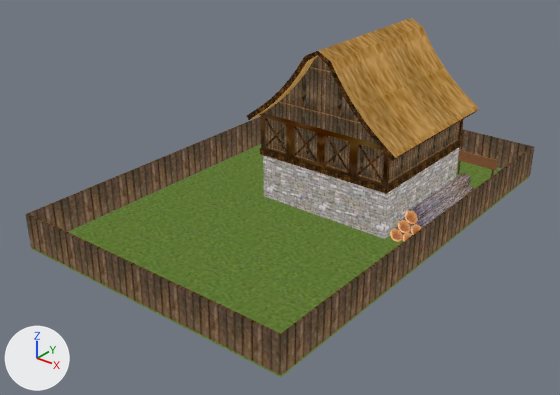
The glTF model assets/models/objects/casa_model01.glb, before and after one commit.
Before and after are seen from a 50 mm camera at (17.18, -23.02, 14.44) aimed at (-0.04, -1.49, 1.1). Lighting does not change. The marker at lower left points along +X, +Y and +Z. The older version comes first. Where no turn or scale is listed for an object, it has been applied to the vertices. Vertices at exactly the same position are counted once.
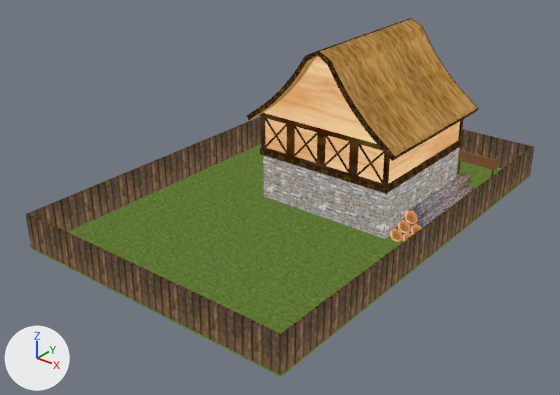
Changed parts and their boxes (x1, y1, x2, y2) in the pictures (560 x 395 px):
'Cube.002', recoloured, surface changed (brown to beige)
    both: (264, 56, 377, 144)
part 1 of me_cube_011, recoloured (brown to beige)
    both: (265, 119, 460, 184)
part 2 of me_cube_016, recoloured
    both: (318, 18, 479, 158)

Patch to the scene script:
```diff
--- a/assets/models/objects/casa_model01.glb.py
+++ b/assets/models/objects/casa_model01.glb.py
@@ img_fondo_textura_madera_1256416_10114_avif @@
+img_fondo_textura_madera_1256416_10114_avif = load_image('fondo-textura-madera_1256416-10114.avif', '_unpacked/fondo-textura-madera_1256416-10114.avif', 64, 64, 'sRGB')
@@ mat_casa_pared2 @@
+mat_casa_pared2 = bpy.data.materials.new('casa_pared2')
+# uses the picture img_fondo_textura_madera_1256416_10114_avif
@@ me_cube_011 @@
 me_cube_011.from_pydata(...)  # 572 vertices, 1072 faces; spans x -3.05..3.05, y -3.05..3.05, z -0.97..0.79
 # used by ob_cube; location = (1.02, 2.69, 3.04)
+# me_cube_011 part 1: all 12 faces that had it switch from mat_wood02 to mat_casa_pared2
 me_cube_011.materials.append(mat_wood01)
@@ me_cube_016 @@
 me_cube_016.from_pydata(...)  # 92 vertices, 180 faces; spans x 0.55..7.53, y -3.33..3.33, z 0.26..3.69
 # used by ob_cube_001; location = (-3.02, 2.69, 3.29)
+# me_cube_016 part 2: 34 faces spanning x 3.99..7.53, y -3.33..3.33, z 0.42..3.69 switch from mat_casa_techo to mat_wood01
@@ me_cube_018 @@
 me_cube_018.from_pydata(...)  # 40 vertices, 48 faces; spans x -3.0..3.0, y -2.87..2.87, z 0.79..3.77
 # used by ob_cube_002; location = (1.02, 2.69, 3.04)
-me_cube_018.materials.append(mat_wood02)
+# me_cube_018 part 3: texture (UV) coordinates of 48 of 48 faces, centred in x -2.2..2.2, y -2.87..2.87, z 1.01..3.37, changed; they spanned u -1.3..2.3, v -0.39..1.39 and now span u 0.04..0.96, v 0.27..0.73
+me_cube_018.materials.append(mat_casa_pared2)
```
